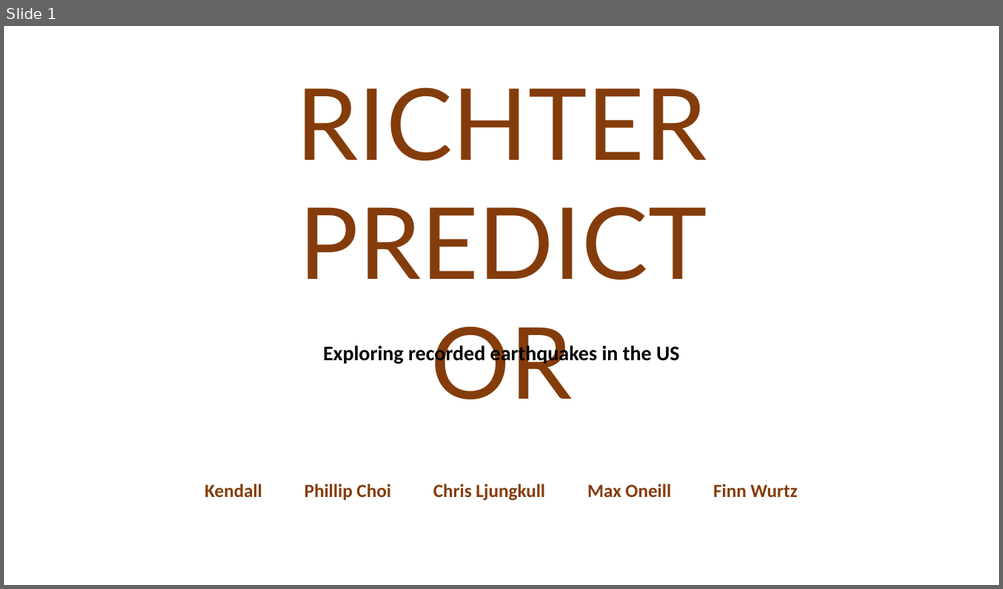
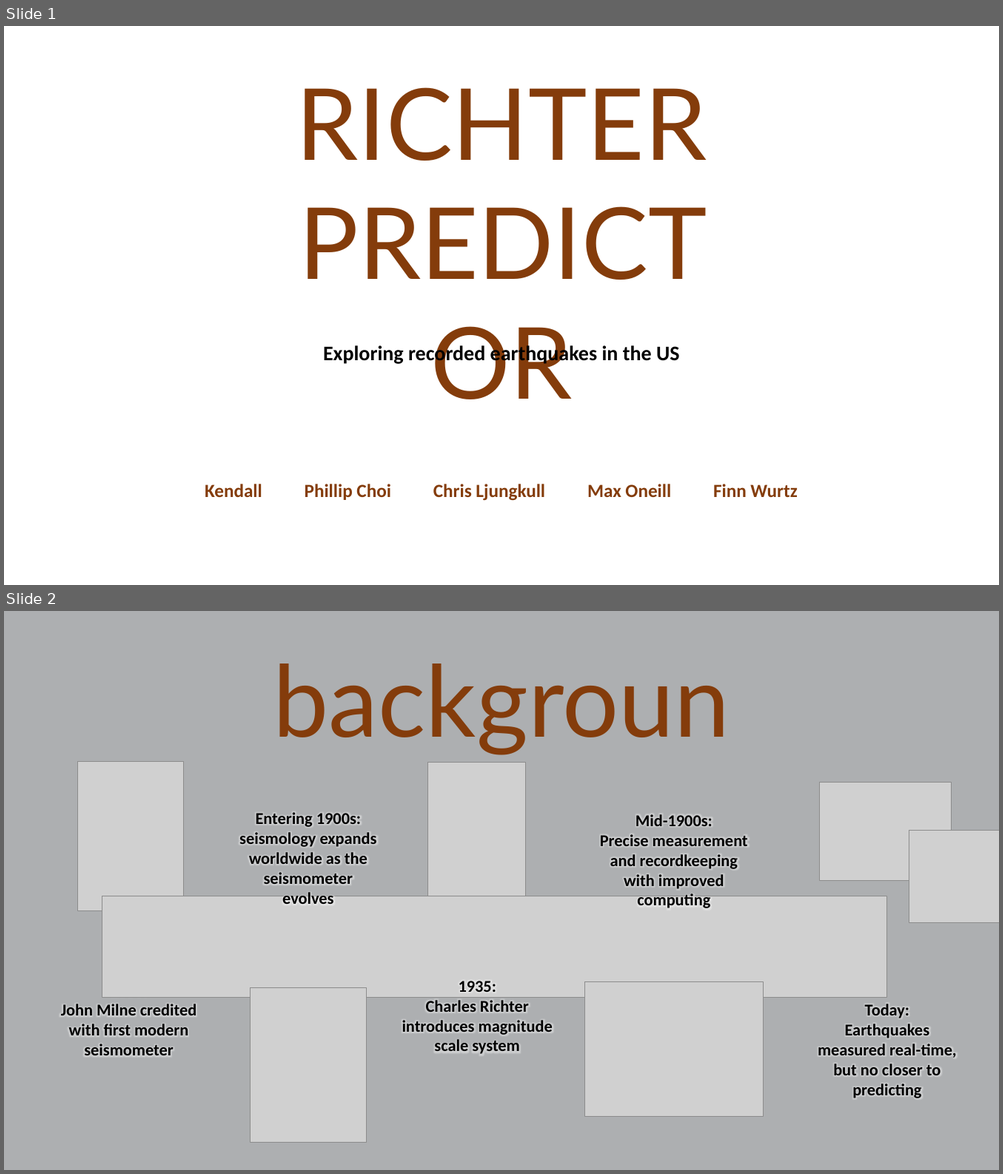
Before and after one commit to cljungkull/Final-Project, a slide deck: presentation.pptx. Shown one above the other, each under a label of ours: slide 1 before the commit, slides 1 and 2 after it. The pictures are 1003x589 and 1003x1174 pixels, drawn with LibreOffice and Linux fonts; fonts in the diff are those of the drawing; grey boxes stand for pictures; background and template pictures are left out. Boxes give left, top, right and bottom in pixels: in the first picture for what was removed or moved away, otherwise in the second. Text is boxed around its words. In the diff, an @@ line names an element or a change of style, - is before the commit and + after.

```diff
--- a/presentation.pptx
+++ b/presentation.pptx
@@ slide 2 added at bbox=[4, 611, 999, 1170], background #ADAFB1 @@
@@ text added at bbox=[259, 634, 744, 763], 96 pt, text #843C0B @@
+background
@@ picture added at bbox=[78, 762, 184, 911] @@
@@ picture added at bbox=[428, 763, 526, 917] @@
@@ picture added at bbox=[819, 782, 951, 881] @@
@@ text added at bbox=[239, 812, 377, 906], 16 pt, text #000000, bold @@
+Entering 1900s:
+seismology expands worldwide as the seismometer evolves
@@ text added at bbox=[600, 815, 748, 911], 16 pt, text #000000, bold @@
+Mid-1900s:
+Precise measurement and recordkeeping with improved computing
@@ picture added at bbox=[909, 830, 999, 923] @@
@@ picture added at bbox=[102, 896, 887, 997] @@
@@ picture added at bbox=[250, 988, 366, 1143] @@
@@ text added at bbox=[402, 981, 552, 1054], 16 pt, text #000000, bold @@
+1935:
+Charles Richter introduces magnitude scale system
@@ picture added at bbox=[584, 982, 762, 1117] @@
@@ text added at bbox=[61, 997, 196, 1056], 16 pt, text #000000, bold @@
+1880:
+John Milne credited with first modern seismometer
@@ text added at bbox=[817, 1004, 956, 1099], 16 pt, text #000000, bold @@
+Today:
+Earthquakes measured real-time, but no closer to predicting
```
Also in this commit, not shown: 7 slides changed, 1 other slide added, 1 slide removed, 1 other file.
